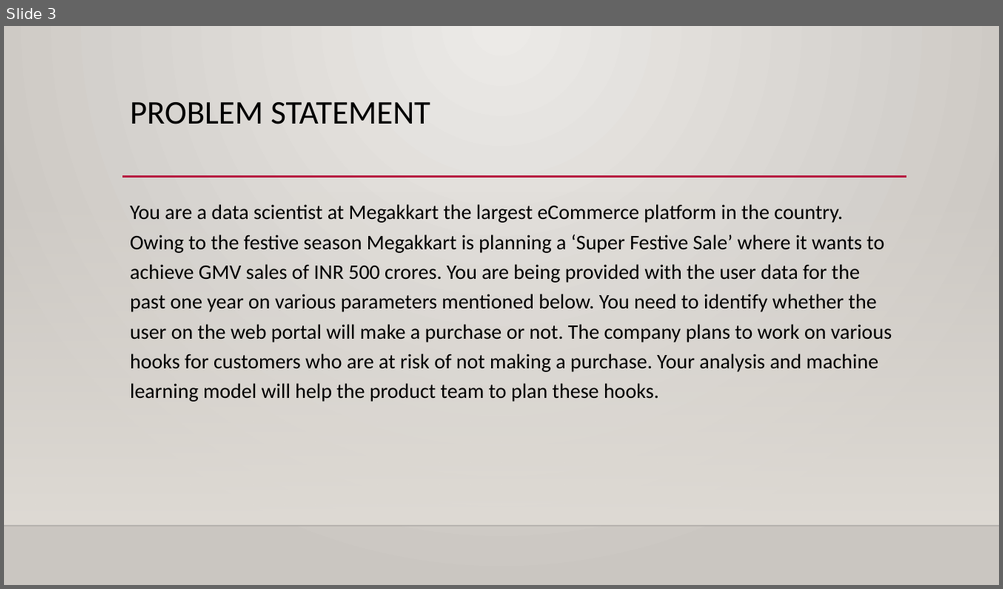
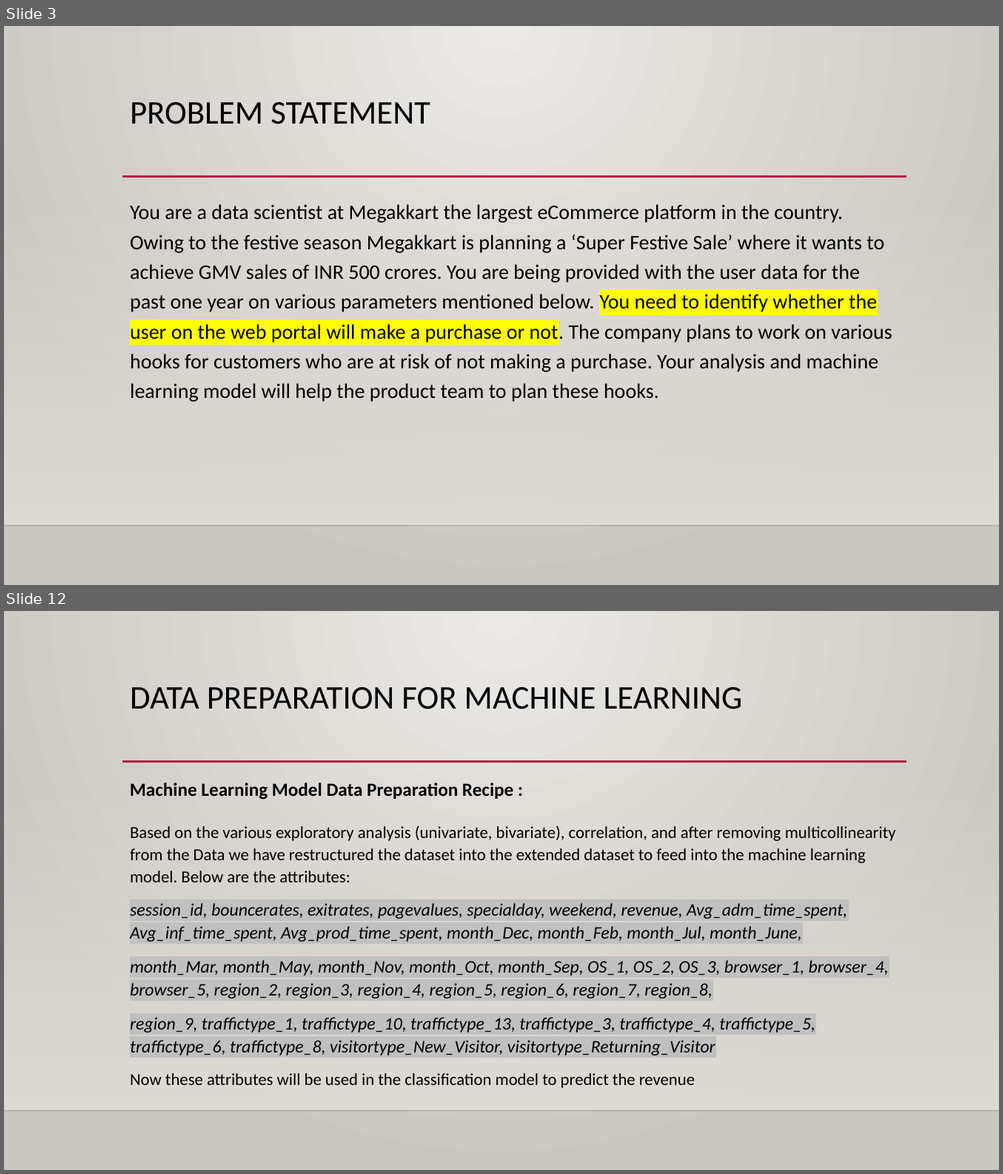
Before and after one commit to mbhoge/ml-hackathon-1, a slide deck: Data Fanatics Team - Data Analysis.pptx. Shown one above the other, each under a label of ours: slide 3 before the commit, slides 3 and 12 after it; the slides between them are not shown. The pictures are 1003x589 and 1003x1174 pixels, drawn with LibreOffice and Linux fonts; fonts in the diff are those of the drawing; background and template pictures are left out. Boxes give left, top, right and bottom in pixels: in the first picture for what was removed or moved away, otherwise in the second. Text is boxed around its words. In the diff, an @@ line names an element or a change of style, - is before the commit and + after.

```diff
--- a/Data Fanatics Team - Data Analysis.pptx
+++ b/Data Fanatics Team - Data Analysis.pptx
@@ slide 12 added at (4,611,999,1170), background gradient #ECEAE7 to #CAC7C1; not listed: 3 template elements that a slide beside it also shows @@
@@ title added at (130,687,743,709), 32 pt, text #000000 @@
+DATA PREPARATION FOR MACHINE LEARNING
@@ text added at (130,783,513,800), 18 pt, text #000000, bold @@
+Machine Learning Model Data Preparation Recipe :
@@ text added at (130,826,896,1088), 17 pt, text #000000, italic @@
+Based on the various exploratory analysis (univariate, bivariate), correlation, and after removing multicollinearity from the Data we have restructured the dataset into the extended dataset to feed into the machine learning model. Below are the attributes:
+session_id, bouncerates, exitrates, pagevalues, specialday, weekend, revenue, Avg_adm_time_spent, Avg_inf_time_spent, Avg_prod_time_spent, month_Dec, month_Feb, month_Jul, month_June,
+month_Mar, month_May, month_Nov, month_Oct, month_Sep, OS_1, OS_2, OS_3, browser_1, browser_4, browser_5, region_2, region_3, region_4, region_5, region_6, region_7, region_8,
+region_9, traffictype_1, traffictype_10, traffictype_13, traffictype_3, traffictype_4, traffictype_5, traffictype_6, traffictype_8, visitortype_New_Visitor, visitortype_Returning_Visitor
+Now these attributes will be used in the classification model to predict the revenue
@@ slide 3 changed as well @@
@@ text "You are a data scientist ..." at (130,204,891,402): highlight none to #FFFF00 in "You need to identify whether the user ..." @@
```
Also in this commit, not shown: 3 other slides changed, 11 other slides added, 5 other files.
